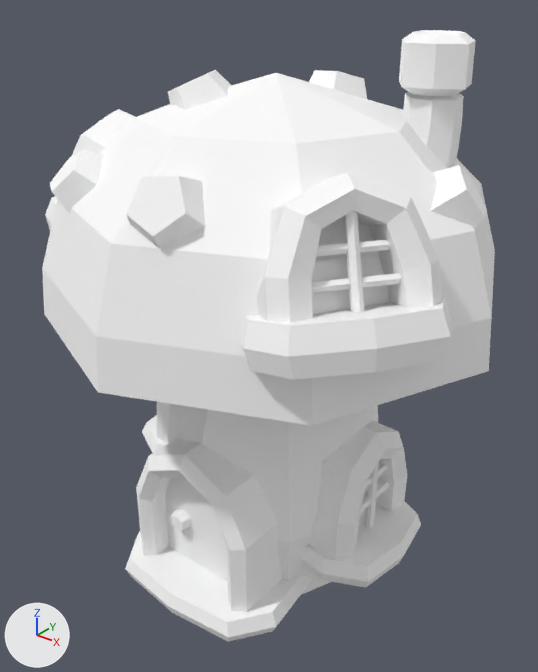
Before and after pictures for a commit that changed the glTF model public/siege/scifi/meadow_SM_Prop_MushroomHouse_02.gltf.
Camera for both pictures: a 50 mm camera at (0.376, -0.478, 0.488) aimed at (-0.003, -0.005, 0.194). The axes (+X, +Y, +Z) are drawn at lower left. The lights are the same throughout. The picture after the commit comes second. Where no turn or scale is listed for an object, it has been applied to the vertices.

The first picture shows 'SM_Prop_MushroomHouse_02'.
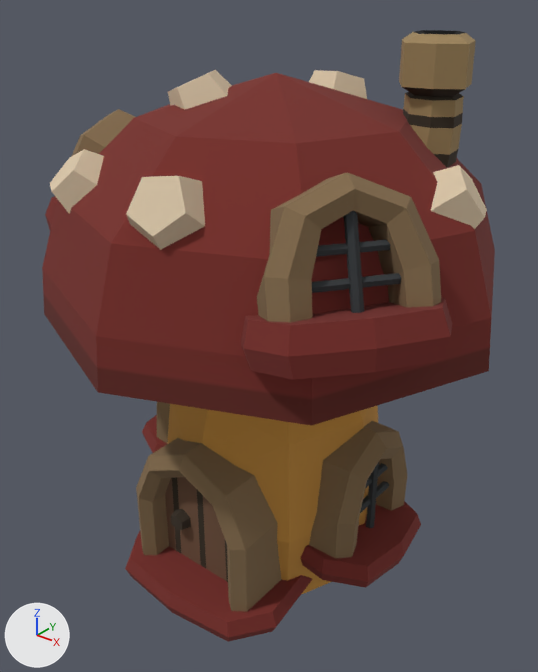
Edits to the bpy script that builds the scene:
```text
Add img_polygonnaturebiomes_meadow_texture_01:
    img_polygonnaturebiomes_meadow_texture_01 = load_image('PolygonNatureBiomes_Meadow_Texture_01', 'PolygonNatureBiomes_Meadow_Texture_01.webp', 4096, 4096, 'sRGB')
Change mat_explorer_mat25:
    remove mat_explorer_mat25.base_color = (1.0, 1.0, 1.0)  # white #ffffff
    add mat_explorer_mat25.texture = img_polygonnaturebiomes_meadow_texture_01
```

Boxes (x1, y1, x2, y2) around the edits, measured in the pictures (538 x 672 px):
'SM_Prop_MushroomHouse_02', surface changed (darker): (42, 30, 495, 642) in both
